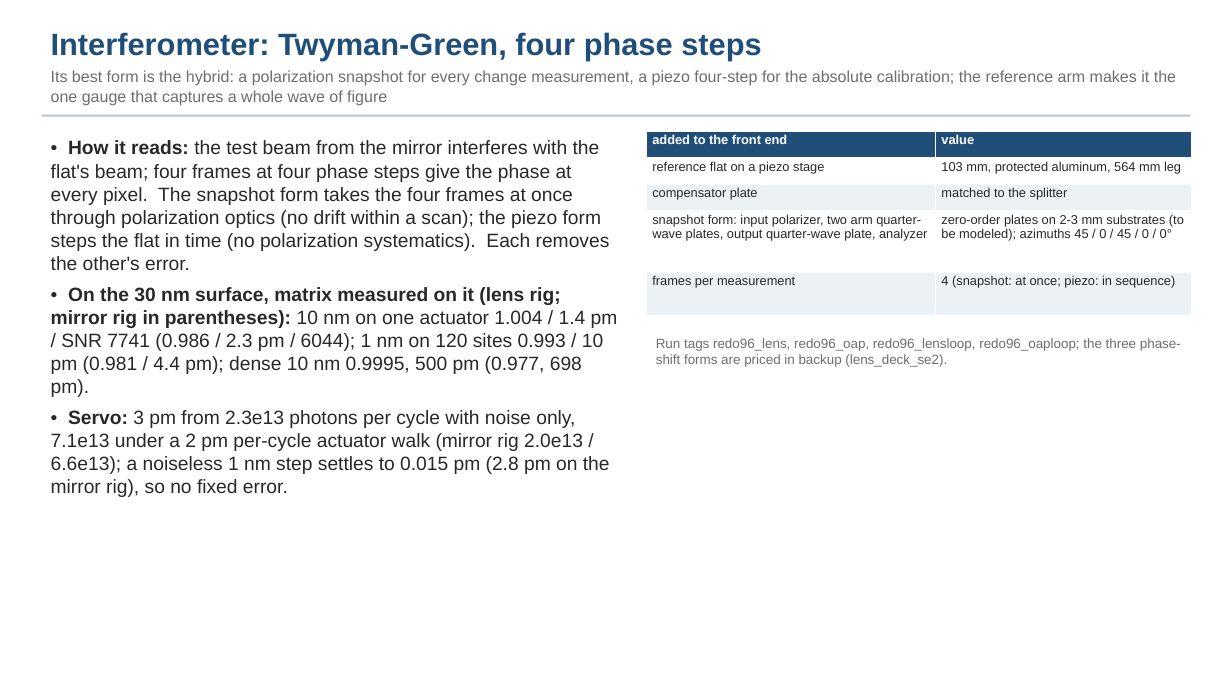
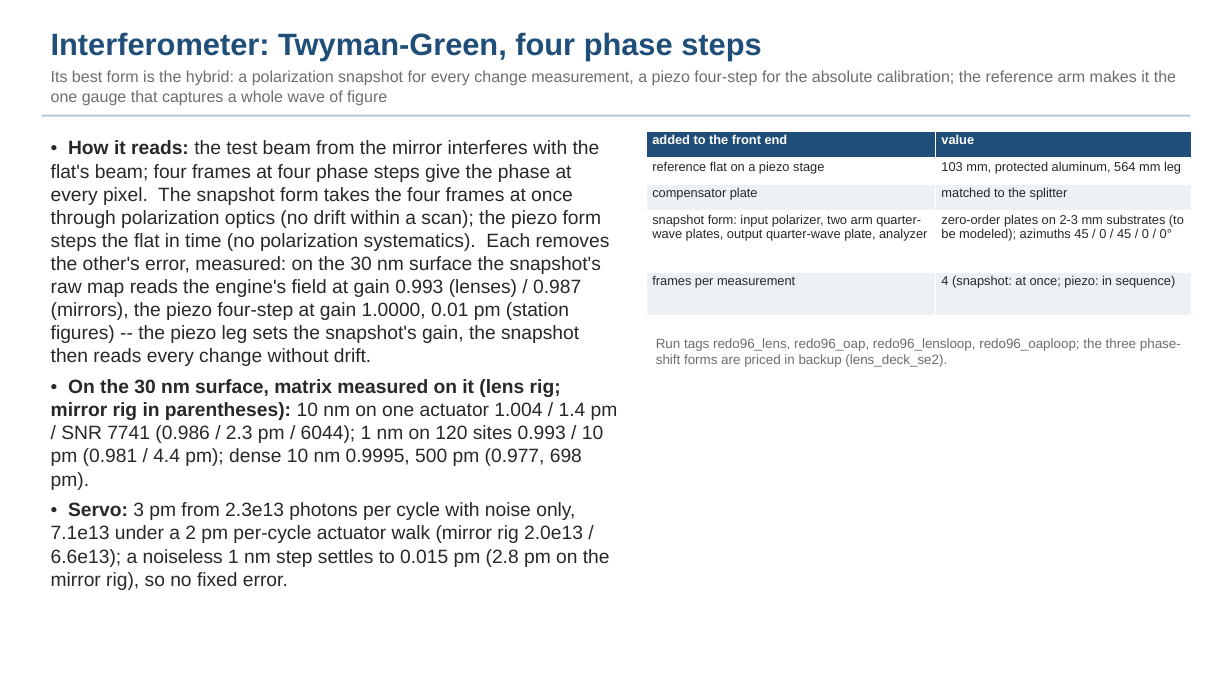
Before and after one commit to nasa-jpl/macos, a slide deck: slide 11 of demo_session/deck_gauges.pptx. Drawn at 1232x693 pixels with LibreOffice and Linux fonts; fonts in the diff are those of the drawing. Boxes give left, top, right and bottom in pixels: in the first picture for what was removed or moved away, otherwise in the second. Text is boxed around its words. In the diff, an @@ line names an element or a change of style, - is before the commit and + after.

```diff
--- a/demo_session/deck_gauges.pptx
+++ b/demo_session/deck_gauges.pptx
@@ text at (51,140,610,366): text changed @@
-• How it reads: the test beam from the mirror interferes with the flat's beam; four frames at four phase steps give the phase at every pixel. The snapshot form takes the four frames at once through polarization optics (no drift within a scan); the piezo form steps the flat in time (no polarization systematics). Each removes the other's error.
+• How it reads: the test beam from the mirror interferes with the flat's beam; four frames at four phase steps give the phase at every pixel. The snapshot form takes the four frames at once through polarization optics (no drift within a scan); the piezo form steps the flat in time (no polarization systematics). Each removes the other's error, measured: on the 30 nm surface the snapshot's raw map reads the engine's field at gain 0.993 (lenses) / 0.987 (mirrors), the piezo four-step at gain 1.0000, 0.01 pm (station figures) -- the piezo leg sets the snapshot's gain, the snapshot then reads every change without drift.
```
Also in this commit, not shown: 3 other slides changed, 10 other files.
